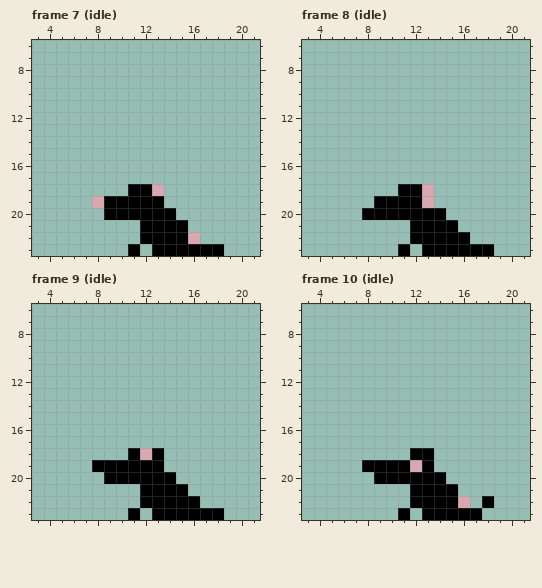
Pixel-art file -- Assets/Resources/new aseprite/beings/rat/rat.aseprite. This is how it looked before the edit.
24x24 pixels, 57 frames. Colours within 5 levels of each other are drawn and written as one. Shown: frame 7 (idle): x 3..21, y 6..23; frame 8 (idle): x 3..21, y 6..23; frame 9 (idle): x 3..21, y 6..23; frame 10 (idle): x 3..21, y 6..23. The commit also changed other frames, which this record leaves out.
The same view after the edit:
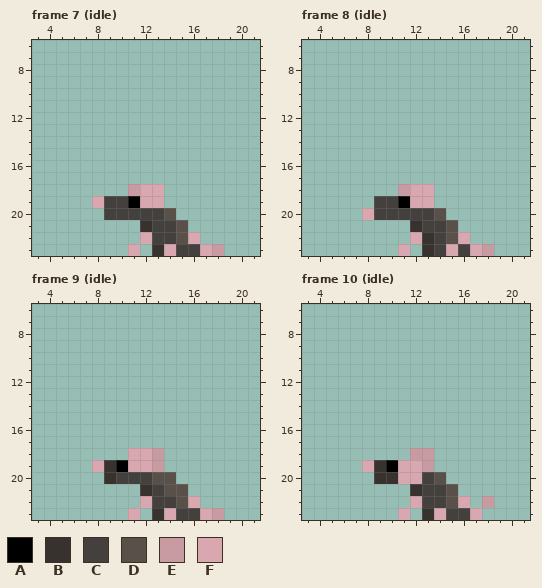
Palette (. is transparent): A #000000  B #38322e  C #44403d  D #5a504a  E #c89aa2  F #d8a7af
What changed:
layer "em/em" now hidden
Changed rows in their new state; - is an unchanged pixel.
Frame 7 (idle):
first column x 9:
18 --EF------
19 CC-FF-----
20 CCCCCD----
21 ---BCCD---
22 ---FCCD---
23 --F-BFCCFE
Frame 8 (idle):
first column x 8:
18 ---EF------
19 -CC-F------
20 FCCCCCD----
21 ----BCCD---
22 ----FBCDF--
23 ---F-BCFCFE
Frame 9 (idle):
first column x 8:
18 ---F-E-----
19 FB-FFE-----
20 -BCCCDD----
21 ----BCDD---
22 ----FCCDF--
23 ---F-BFCCFE
Frame 10 (idle):
first column x 8:
18 ----EE-----
19 FB-F-E-----
20 -BBFFCD----
21 ----BCCD---
22 ----FCCD--E
23 ---F-BFCCF-
